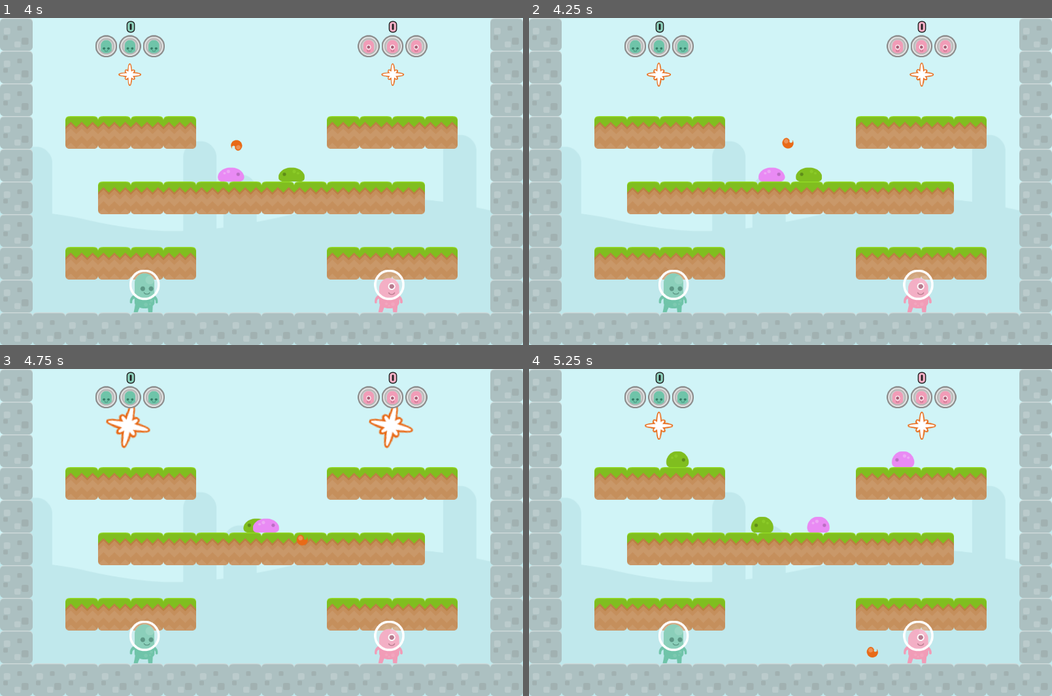
Above: before the commit, frames 1-4 (two rows, left to right).
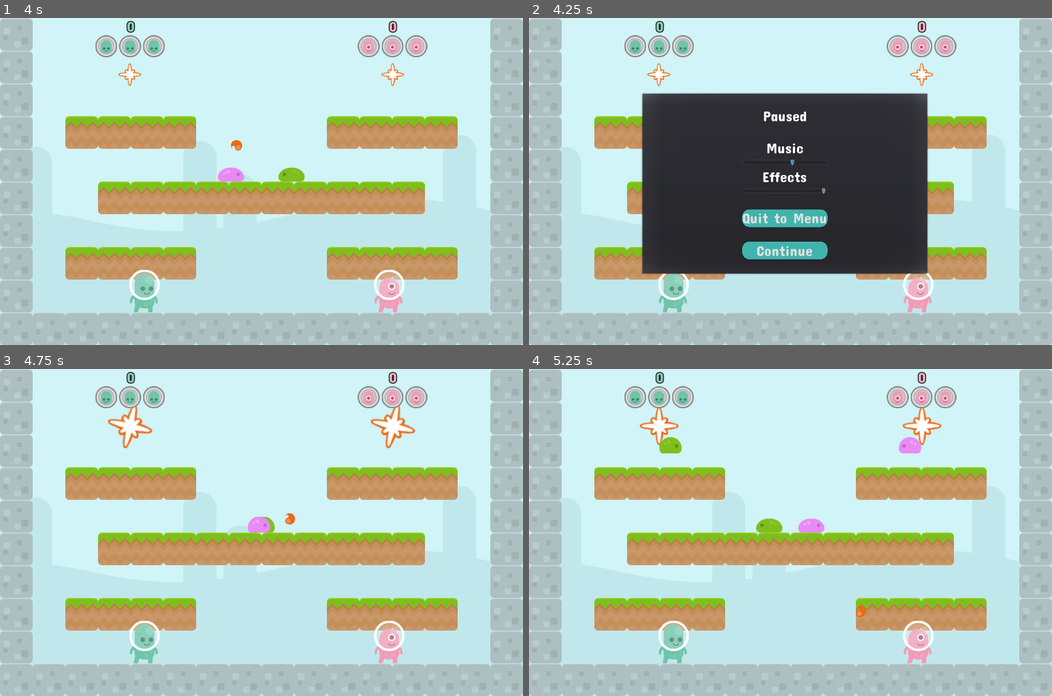
Above: after the commit, the same moments.

Repository: doctor-g/AltNaGaDeMon2021
Game: Godot game, scene res://World/World.tscn
The game is run twice, just before and just after one commit, with the same random seed, the same clock (stepped at 60 frames per second) and the same inputs.
Inputs (mouse positions are in pixels of both pictures, inside the frame that each line leads up to):
- Up to frame 1 (4 s): no input
- Up to frame 2 (4.25 s): tap P (pause) at 4.15 s
- Up to frame 3 (4.75 s): click (256, 601) at 4.25 s, where only the run after the commit has a clickable "Continue"
- Up to frame 4 (5.25 s): no input

Frame 1 is identical in both runs. In frame 2, 30% of the frame differs, in the area x 21-78%, y 13-79%; in frame 3, 1.0%; in frame 4, 1.6%.

Commit message:
Fix pause menu
The Options Menu was accidentally using the same script as the pause
menu. The old PauseMenu.gd has been restored.

Diff:
--- /dev/null
+++ b/project/UI/OptionsMenu.gd
@@ -0,0 +1,4 @@
+extends PopupDialog
+
+func _on_OkButton_pressed():
+	visible = false
--- a/project/UI/OptionsMenu.tscn
+++ b/project/UI/OptionsMenu.tscn
@@ -1,7 +1,7 @@
 [gd_scene load_steps=4 format=2]
 
 [ext_resource path="res://Common/ui_theme.tres" type="Theme" id=1]
-[ext_resource path="res://UI/PauseMenu.gd" type="Script" id=2]
+[ext_resource path="res://UI/OptionsMenu.gd" type="Script" id=2]
 [ext_resource path="res://UI/GameOptions.tscn" type="PackedScene" id=3]
 
 [node name="OptionsMenu" type="PopupDialog"]
@@ -29,9 +29,9 @@
 
 [node name="VBoxContainer" type="VBoxContainer" parent="CenterContainer"]
 margin_left = 188.0
-margin_top = 38.0
+margin_top = 41.0
 margin_right = 380.0
-margin_bottom = 304.0
+margin_bottom = 301.0
 custom_constants/separation = 32
 __meta__ = {
 "_edit_use_anchors_": false
--- a/project/UI/PauseMenu.gd
+++ b/project/UI/PauseMenu.gd
@@ -1,4 +1,36 @@
 extends PopupDialog
 
-func _on_OkButton_pressed():
-	visible = false
+export var enabled := true setget _set_enabled
+
+func _set_enabled(value:bool)->void:
+	enabled = value
+	set_process_unhandled_input(enabled)
+
+
+func _unhandled_input(event):
+	if event.is_action_pressed("pause"):
+		if get_tree().paused:
+			_unpause()
+		else:
+			_pause()
+
+
+func _pause():
+	popup()
+	get_tree().paused = true
+
+
+func _unpause():
+	visible=false
+	get_tree().paused = false
+
+
+func _on_ContinueButton_pressed():
+	_unpause()
+
+
+func _on_QuitButton_pressed():
+	_unpause()
+	get_tree().call_group("world", "queue_free")
+	# warning-ignore:return_value_discarded
+	get_tree().change_scene_to(load("res://Screens/MainMenu.tscn"))
